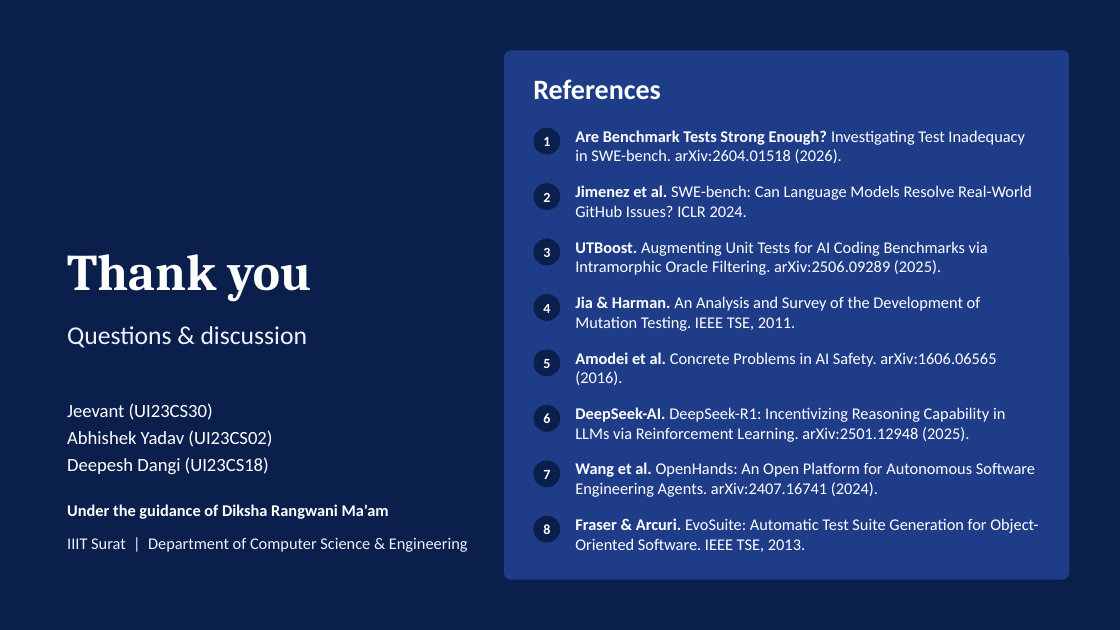
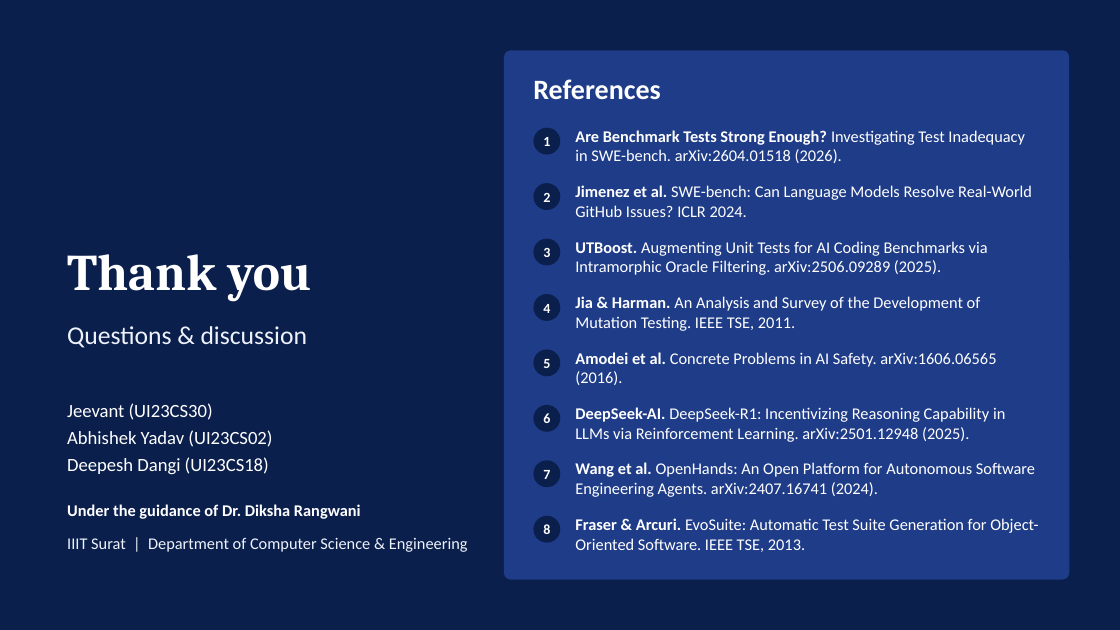
Before and after one commit to Jeevant010/Autonomous_Code_Validator, a slide deck: slide 10 of presentation/Autonomous_Code_Validator_Presentation.pptx. Drawn at 1120x630 pixels with LibreOffice and Linux fonts; fonts in the diff are those of the drawing; background and template pictures are left out. Boxes give left, top, right and bottom in pixels: in the first picture for what was removed or moved away, otherwise in the second. Text is boxed around its words. In the diff, an @@ line names an element or a change of style, - is before the commit and + after.

Commit message:
docs: set supervisor to Dr. Diksha Rangwani, remove footers, add direct report version, and refine benchmark terminology

```diff
--- a/presentation/Autonomous_Code_Validator_Presentation.pptx
+++ b/presentation/Autonomous_Code_Validator_Presentation.pptx
@@ text at [67,504,361,519]: text changed @@
-Under the guidance of Diksha Rangwani Ma'am
+Under the guidance of Dr. Diksha Rangwani
```
Also in this commit, not shown: 2 other slides changed, 4 other files.
